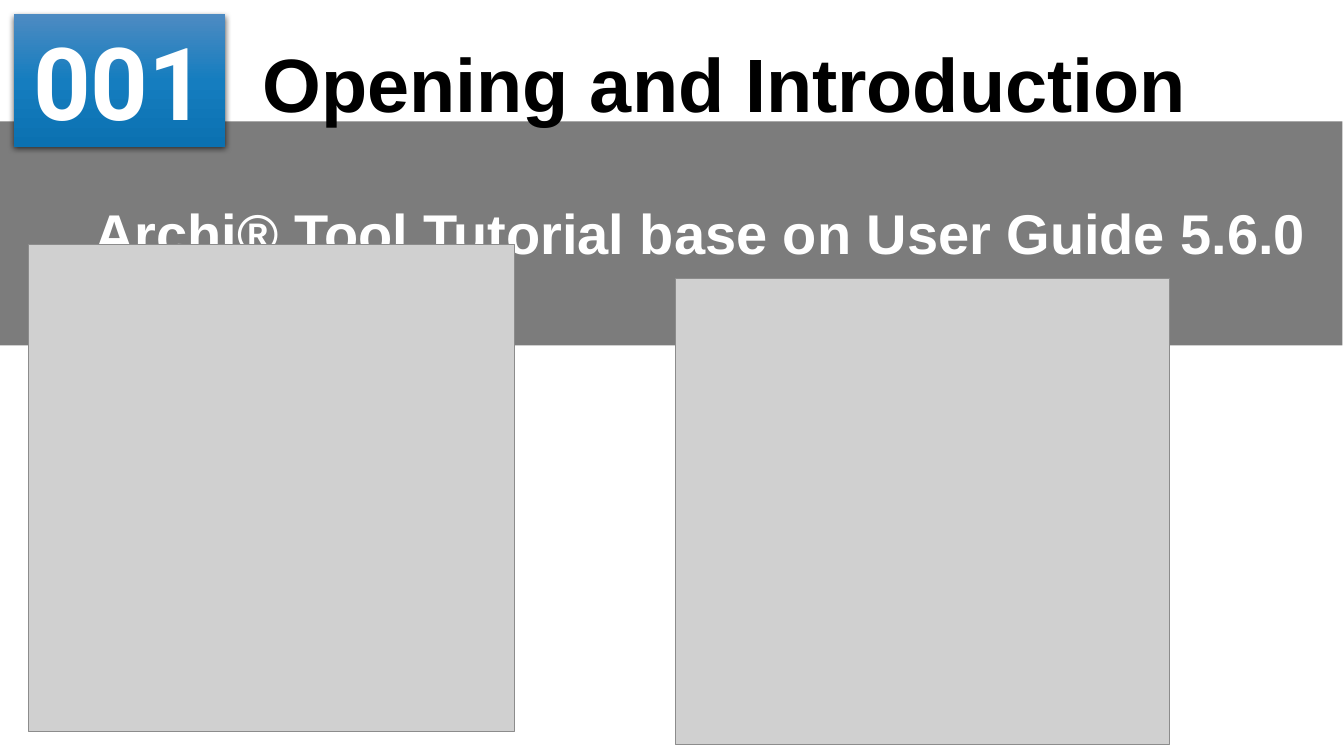
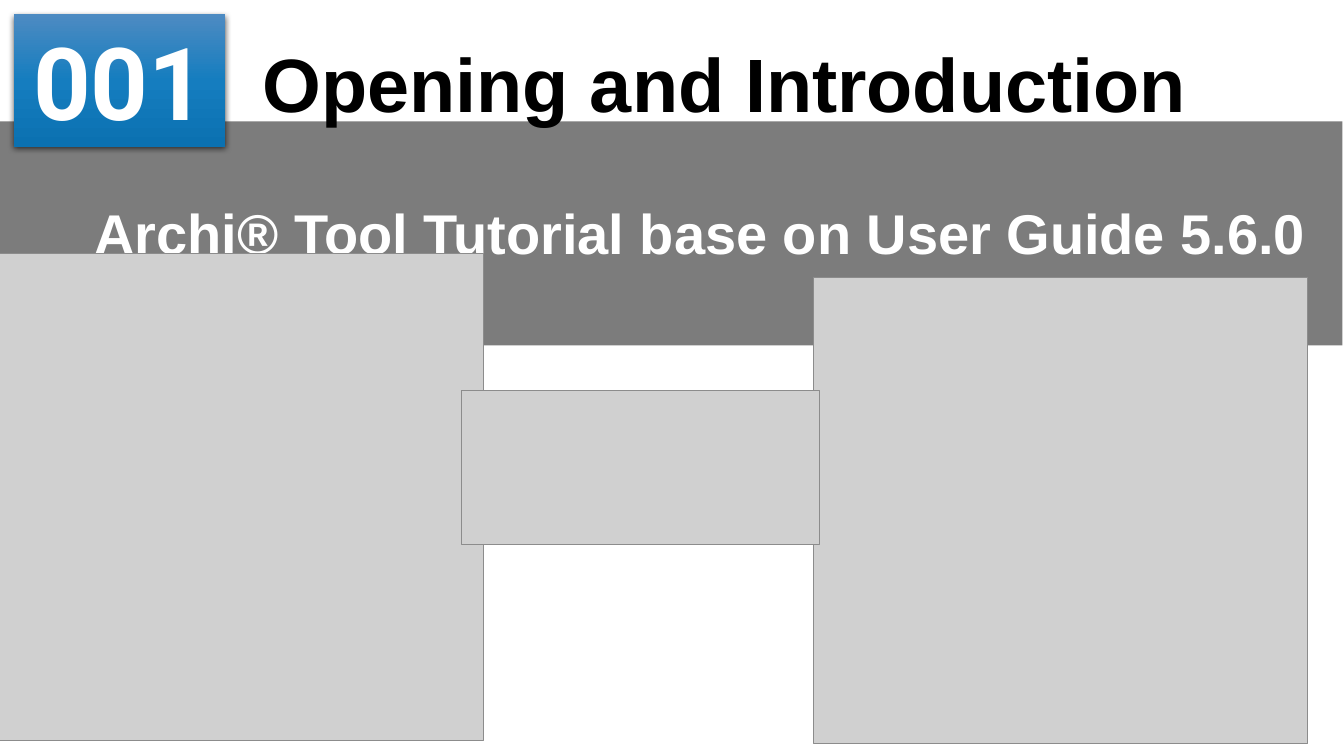
Before and after one commit to yasenstar/Archi_Tutorial, a slide deck: slide 1 of Archi_Tool_Tutorial_base_on_User_Guide.pptx. Drawn at 1344x756 pixels with LibreOffice and Linux fonts; fonts in the diff are those of the drawing; grey boxes stand for pictures; background and template pictures are left out. Boxes give left, top, right and bottom in pixels: in the first picture for what was removed or moved away, otherwise in the second. Text is boxed around its words. In the diff, an @@ line names an element or a change of style, - is before the commit and + after.

```diff
--- a/Archi_Tool_Tutorial_base_on_User_Guide.pptx
+++ b/Archi_Tool_Tutorial_base_on_User_Guide.pptx
@@ picture: place and size @@
-picture at box(28, 245, 515, 732)
+picture at box(0, 254, 484, 741)
@@ picture: place and size @@
-picture at box(676, 278, 1170, 744)
+picture at box(814, 277, 1308, 743)
@@ picture added at box(462, 391, 820, 544) @@
```
Also in this commit, not shown: 3 other files.
